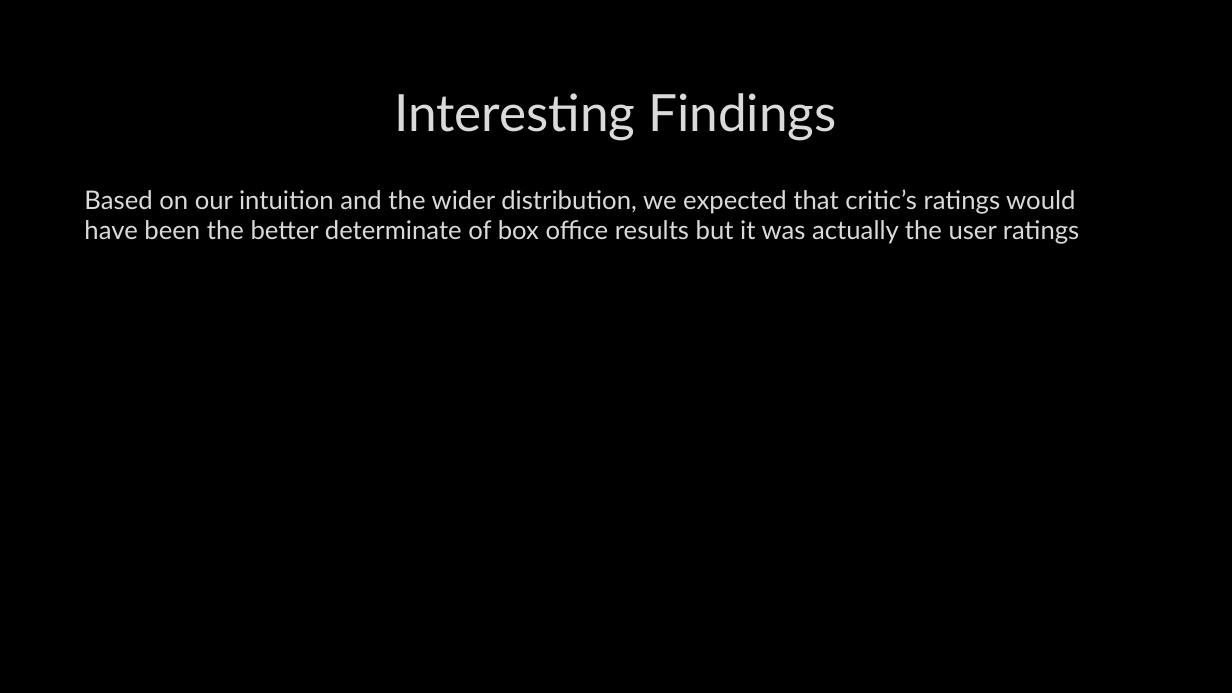
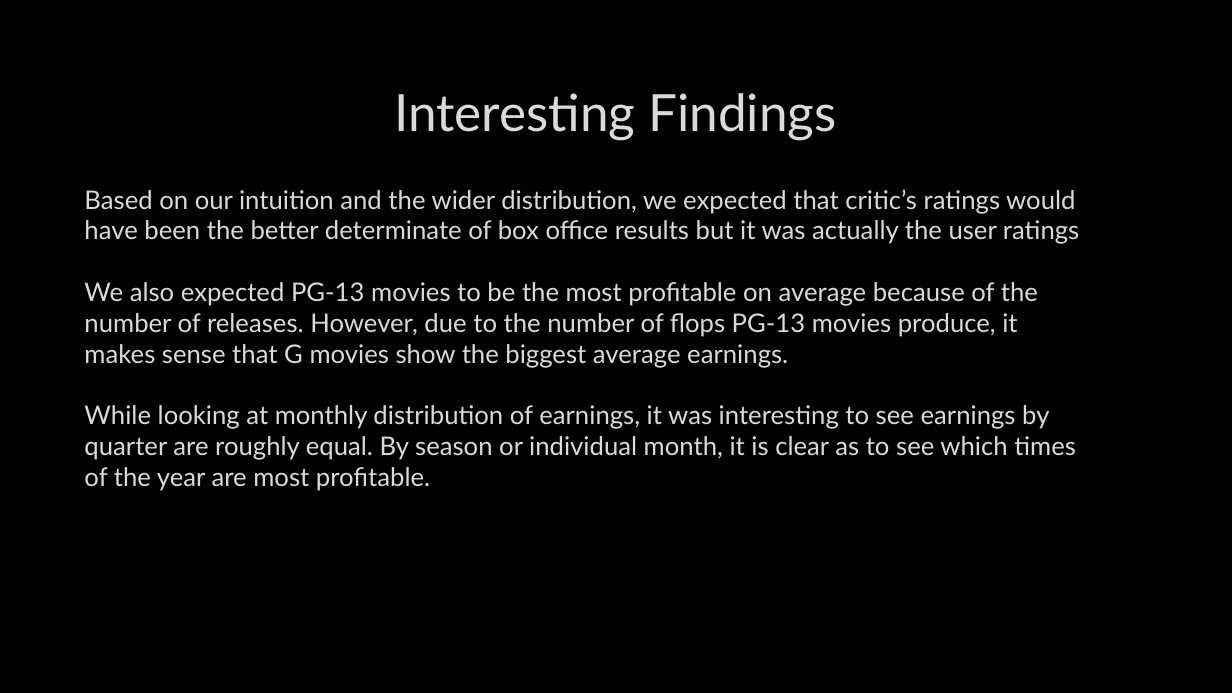
Before and after one commit to Mpalmese/ProjectRepo, a slide deck: slide 8 of Powerpoint/Presentation.pptx. Drawn at 1232x693 pixels with LibreOffice and Linux fonts; fonts in the diff are those of the drawing; background and template pictures are left out. Boxes give left, top, right and bottom in pixels: in the first picture for what was removed or moved away, otherwise in the second. Text is boxed around its words. In the diff, an @@ line names an element or a change of style, - is before the commit and + after.

Commit message:
Slide Update

```diff
--- a/Powerpoint/Presentation.pptx
+++ b/Powerpoint/Presentation.pptx
@@ text at [84,282,1076,491]: paragraphs added @@
+We also expected PG-13 movies to be the most profitable on average because of the number of releases. However, due to the number of flops PG-13 movies produce, it makes sense that G movies show the biggest average earnings.
+While looking at monthly distribution of earnings, it was interesting to see earnings by quarter are roughly equal. By season or individual month, it is clear as to see which times of the year are most profitable.
```
Also in this commit, not shown: 1 other slide changed.
